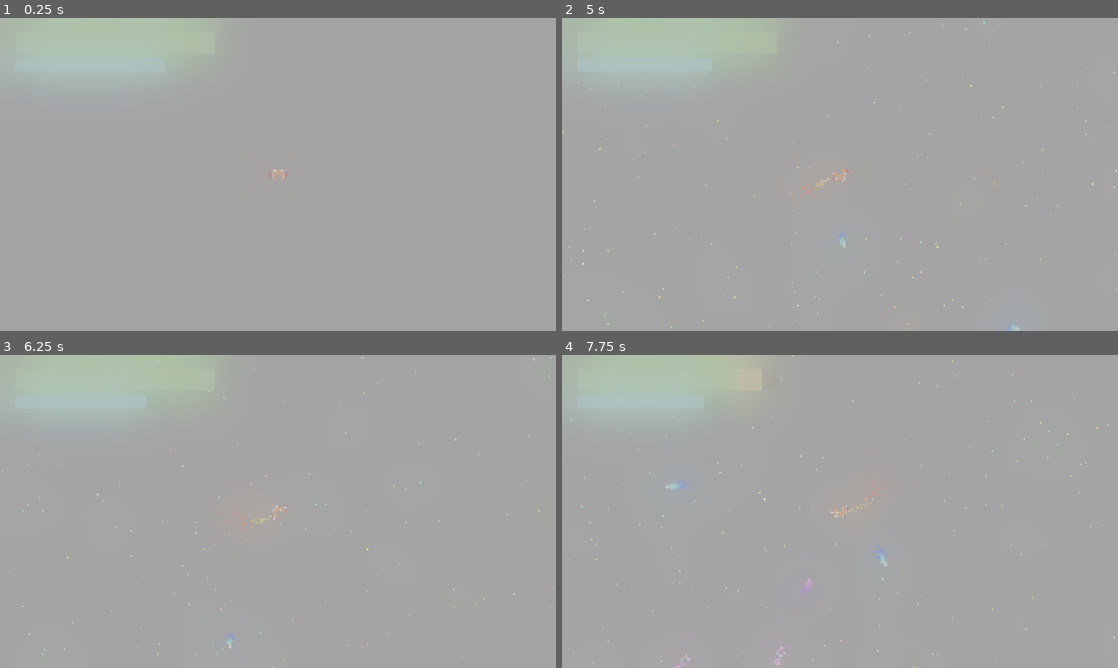
Above: before the commit, frames 1-4 (two rows, left to right).
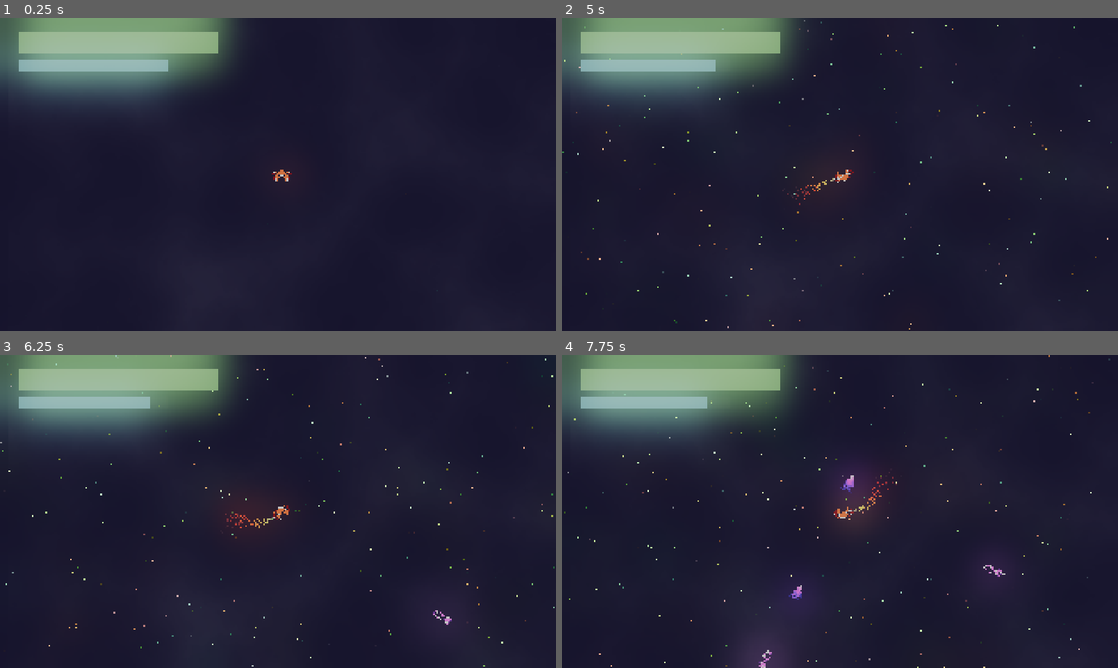
Above: after the commit, the same moments.

Repository: Lunix-420/OrbitOfPain
Game: Godot game, scene res://scenes/World.tscn
Two runs of this game, one before a commit and one after it. Both use one fixed random seed, a clock stepped at 60 frames per second and the inputs below.
Inputs:
- Up to frame 1 (0.25 s): no input
- Up to frame 2 (5 s): hold D (move_right) 0.53-1.28 s; hold E (move_turn_ccw) 0.53-1.28 s; tap Space (action_shoot) at 0.6, 2.3, 2.85, 4.55 s; hold S (move_backwards) 1.28-2.03 s; tap E (move_turn_ccw) at 1.35, 3.05 s; tap Q (move_turn_cw) at 1.55, 3.8, 4.35 s; hold D (move_right) 2.03-2.78 s; hold Q (move_turn_cw) 2.03-2.78 s; hold W (move_forward) 2.78-3.53 s; hold E (move_turn_ccw) 3.53-4.28 s; hold A (move_left) from 3.53 s (still down)
- Up to frame 3 (6.25 s): release A (move_left) at 5.03 s; hold S (move_backwards) 5.03-5.78 s; hold E (move_turn_ccw) 5.03-5.78 s; tap Space (action_shoot) at 5.1 s; hold D (move_right) from 5.78 s (still down); tap E (move_turn_ccw) at 5.85 s; tap Q (move_turn_cw) at 6.05 s
- Up to frame 4 (7.75 s): release D (move_right) at 6.53 s; hold W (move_forward) 6.53-7.28 s; hold Q (move_turn_cw) 6.53-7.28 s; tap Space (action_shoot) at 6.8, 7.35 s; hold D (move_right) from 7.28 s (still down); tap E (move_turn_ccw) at 7.55 s

The runs differ from the first frame. In frame 1, 98% of the frame differs, in the area x 0-100%, y 0-100%; in frame 2, 98%; in frame 3, 98%; in frame 4, 98%.
Error after the commit: Invalid access to property or key 'global_position' on a base object of type 'null instance'. (res://scripts/player.gd:108)

Commit message:
refactor: Rotate player logic cleanup

Diff:
--- a/scenes/Player.tscn
+++ b/scenes/Player.tscn
@@ -1,8 +1,12 @@
-[gd_scene load_steps=8 format=3 uid="uid://71rc8k32st6a"]
+[gd_scene load_steps=11 format=3 uid="uid://71rc8k32st6a"]
 
 [ext_resource type="Script" uid="uid://cged4wdm7o1j0" path="res://scripts/player.gd" id="1_qm0ti"]
 [ext_resource type="Texture2D" uid="uid://ceomkl5mknhy0" path="res://ships/Spaceship(1).png" id="2_g2els"]
 [ext_resource type="Script" uid="uid://bkne57gikkxc6" path="res://scripts/spawner.gd" id="3_3li8b"]
+
+[sub_resource type="CapsuleShape2D" id="CapsuleShape2D_pqap4"]
+radius = 44.0
+height = 132.0
 
 [sub_resource type="Gradient" id="Gradient_g2els"]
 offsets = PackedFloat32Array(0, 0.116279, 0.530233, 1)
@@ -36,9 +40,18 @@
 scale_max = 10.0
 color_ramp = SubResource("GradientTexture1D_qhqgy")
 
-[sub_resource type="CapsuleShape2D" id="CapsuleShape2D_pqap4"]
-radius = 44.0
-height = 132.0
+[sub_resource type="Gradient" id="Gradient_3li8b"]
+colors = PackedColorArray(0, 0, 0, 0, 0.97, 0.97, 0.97, 0.027451)
+
+[sub_resource type="FastNoiseLite" id="FastNoiseLite_mdl7e"]
+noise_type = 2
+frequency = 0.0013
+
+[sub_resource type="NoiseTexture2D" id="NoiseTexture2D_qu4a1"]
+width = 4000
+height = 2250
+color_ramp = SubResource("Gradient_3li8b")
+noise = SubResource("FastNoiseLite_mdl7e")
 
 [node name="CharacterBody2D" type="CharacterBody2D"]
 collision_layer = 2
@@ -47,11 +60,26 @@
 metadata/_edit_horizontal_guides_ = [-1030.0]
 metadata/_edit_vertical_guides_ = [-1870.0]
 
-[node name="Shooter" type="Marker2D" parent="."]
-position = Vector2(0, -45)
+[node name="Sprite" type="Sprite2D" parent="."]
+rotation = 3.14159
+scale = Vector2(0.25, 0.25)
+texture = ExtResource("2_g2els")
 
-[node name="ExhaustBackLeft" type="GPUParticles2D" parent="."]
-position = Vector2(-43, 33)
+[node name="Shooter" type="Marker2D" parent="Sprite"]
+position = Vector2(91.9995, 200)
+rotation = -3.14159
+scale = Vector2(4, 4)
+
+[node name="CollisionShape2D" type="CollisionShape2D" parent="Sprite"]
+position = Vector2(-2.02815e-05, 8)
+rotation = -1.57079
+scale = Vector2(4, 4)
+shape = SubResource("CapsuleShape2D_pqap4")
+
+[node name="ExhaustBackLeft" type="GPUParticles2D" parent="Sprite"]
+position = Vector2(172, -132)
+rotation = -3.14159
+scale = Vector2(4, 4)
 emitting = false
 amount = 200
 lifetime = 0.35
@@ -59,8 +87,10 @@
 fixed_fps = 120
 process_material = SubResource("ParticleProcessMaterial_g2els")
 
-[node name="ExhaustBackRight" type="GPUParticles2D" parent="."]
-position = Vector2(43, 35)
+[node name="ExhaustBackRight" type="GPUParticles2D" parent="Sprite"]
+position = Vector2(-172, -140)
+rotation = -3.14159
+scale = Vector2(4, 4)
 emitting = false
 amount = 200
 lifetime = 0.35
@@ -68,9 +98,10 @@
 fixed_fps = 120
 process_material = SubResource("ParticleProcessMaterial_g2els")
 
-[node name="ExhaustSideLeft" type="GPUParticles2D" parent="."]
-position = Vector2(-69, 0)
-rotation = 1.5708
+[node name="ExhaustSideLeft" type="GPUParticles2D" parent="Sprite"]
+position = Vector2(276, 0.00069971)
+rotation = -1.57079
+scale = Vector2(4, 4)
 emitting = false
 amount = 200
 lifetime = 0.35
@@ -78,9 +109,10 @@
 fixed_fps = 120
 process_material = SubResource("ParticleProcessMaterial_g2els")
 
-[node name="ExhaustSideRight" type="GPUParticles2D" parent="."]
-position = Vector2(69, 0)
-rotation = -1.5708
+[node name="ExhaustSideRight" type="GPUParticles2D" parent="Sprite"]
+position = Vector2(-276, -0.00069971)
+rotation = 1.5708
+scale = Vector2(4, 4)
 emitting = false
 amount = 200
 lifetime = 0.35
@@ -88,9 +120,9 @@
 fixed_fps = 120
 process_material = SubResource("ParticleProcessMaterial_g2els")
 
-[node name="ExhaustFront" type="GPUParticles2D" parent="."]
-position = Vector2(0, -41)
-rotation = 3.14159
+[node name="ExhaustFront" type="GPUParticles2D" parent="Sprite"]
+position = Vector2(-0.00041577, 164)
+scale = Vector2(4, 4)
 emitting = false
 amount = 200
 lifetime = 0.35
@@ -98,18 +130,25 @@
 fixed_fps = 120
 process_material = SubResource("ParticleProcessMaterial_g2els")
 
-[node name="Ship01" type="Sprite2D" parent="."]
-rotation = 3.14159
-scale = Vector2(0.25, 0.25)
-texture = ExtResource("2_g2els")
+[node name="Spawner" type="Node2D" parent="."]
+position = Vector2(-23, -5)
+script = ExtResource("3_3li8b")
 
-[node name="CollisionShape2D" type="CollisionShape2D" parent="."]
-position = Vector2(0, -5)
-rotation = 1.5708
-shape = SubResource("CapsuleShape2D_pqap4")
-
-[node name="Camera2D" type="Camera2D" parent="."]
+[node name="Camera" type="Camera2D" parent="."]
+position = Vector2(-23, -5)
 zoom = Vector2(0.5, 0.5)
 
-[node name="Node2D" type="Node2D" parent="."]
-script = ExtResource("3_3li8b")
+[node name="Noise" type="TextureRect" parent="."]
+anchors_preset = 8
+anchor_left = 0.5
+anchor_top = 0.5
+anchor_right = 0.5
+anchor_bottom = 0.5
+offset_left = -4888.0
+offset_top = -4956.0
+offset_right = 5112.0
+offset_bottom = 5044.0
+grow_horizontal = 2
+grow_vertical = 2
+texture = SubResource("NoiseTexture2D_qu4a1")
+stretch_mode = 3
--- a/scenes/World.tscn
+++ b/scenes/World.tscn
@@ -50,19 +50,11 @@
 environment = SubResource("Environment_jeodi")
 
 [node name="Background" type="ColorRect" parent="."]
-visible = false
 offset_left = -13103.0
 offset_top = -13190.0
 offset_right = 16897.0
 offset_bottom = 16810.0
 color = Color(0.0453133, 0.0378, 0.07, 1)
-
-[node name="Gui" parent="." instance=ExtResource("1_32lhk")]
-offset_left = -1804.0
-offset_top = -1067.0
-offset_right = -1804.0
-offset_bottom = -1067.0
-player_path = NodePath("../Player")
 
 [node name="StarPaticles" type="GPUParticles2D" parent="."]
 material = SubResource("ShaderMaterial_jeodi")
@@ -78,4 +70,9 @@
 z_index = 10
 gui = NodePath("../Gui")
 
-[node name="ParallaxBackground" type="ParallaxBackground" parent="."]
+[node name="Gui" parent="." instance=ExtResource("1_32lhk")]
+offset_left = -1804.0
+offset_top = -1067.0
+offset_right = -1804.0
+offset_bottom = -1067.0
+player_path = NodePath("../Player")
--- a/scripts/player.gd
+++ b/scripts/player.gd
@@ -1,4 +1,16 @@
 extends CharacterBody2D
+
+@export var gui: Control
+
+@onready var shooter = get_node("Shooter")
+@onready var sprite = get_node("Sprite")
+@onready var exhaustBackLeft = sprite.get_node("ExhaustBackLeft")
+@onready var exhaustBackRight = sprite.get_node("ExhaustBackLeft")
+@onready var exhaustSideLeft = sprite.get_node("ExhaustSideLeft")
+@onready var exhaustSideRight = sprite.get_node("ExhaustSideRight")
+@onready var exhaustFront = sprite.get_node("ExhaustFront")
+@onready var healthBar: BaseBar = gui.get_node("Health")
+@onready var energyBar: BaseBar = gui.get_node("Energy")
 
 const MAX_SPEED = 500
 const MAX_BACK_SPEED = 400
@@ -12,10 +24,6 @@
 
 var speed = 0.0
 var strave_speed = 0.0
-
-@export var gui: Control
-@onready var healthBar: BaseBar = gui.get_node("Health")
-@onready var energyBar: BaseBar = gui.get_node("Energy")
 
 func _physics_process(delta: float) -> void:
 	handle_forward_backward_motion(delta)
@@ -39,13 +47,13 @@
 	if Input.is_action_pressed("move_forward") and not Input.is_action_pressed("move_backwards"):
 		speed += ACCELERATION * delta
 		speed = min(speed, MAX_SPEED)
-		$ExhaustBackLeft.emitting = true
-		$ExhaustBackRight.emitting = true
-		$ExhaustFront.emitting = false
+		exhaustBackLeft.emitting = true
+		exhaustBackRight.emitting = true
+		exhaustFront.emitting = false
 	elif Input.is_action_pressed("move_backwards") and not Input.is_action_pressed("move_forward"):
-		$ExhaustBackLeft.emitting = false
-		$ExhaustBackRight.emitting = false
-		$ExhaustFront.emitting = true
+		exhaustBackLeft.emitting = false
+		exhaustBackRight.emitting = false
+		exhaustFront.emitting = true
 		if speed > 0:
 			speed = max(speed - ACCELERATION * delta, 0)
 		else:
@@ -53,46 +61,48 @@
 			speed = max(speed, -MAX_BACK_SPEED)
 		speed = min(speed + FRICTION * delta, 0) if speed < 0 else speed
 	else:
-		$ExhaustBackLeft.emitting = false
-		$ExhaustBackRight.emitting = false
-		$ExhaustFront.emitting = false
+		exhaustBackLeft.emitting = false
+		exhaustBackRight.emitting = false
+		exhaustFront.emitting = false
 		if speed > 0:
 			speed = max(speed - FRICTION * delta, 0)
 		elif speed < 0:
 			speed = min(speed + FRICTION * delta, 0)
-	position += -transform.y * speed * delta
 
+	var forward = sprite.global_transform.y.normalized()
+	position += forward * speed * delta
 
 func handle_sideward_motion(delta: float) -> void:
 	if Input.is_action_pressed("move_left") and not Input.is_action_pressed("move_right"):
 		strave_speed += STRAVE_ACCELERATION * delta
 		strave_speed = min(strave_speed, MAX_STRAVE_SPEED)
-		$ExhaustSideRight.emitting = true
-		$ExhaustSideLeft.emitting = false
+		exhaustSideRight.emitting = true
+		exhaustSideLeft.emitting = false
 	elif Input.is_action_pressed("move_right") and not Input.is_action_pressed("move_left"):
 		strave_speed -= STRAVE_ACCELERATION * delta
 		strave_speed = max(strave_speed, -MAX_STRAVE_SPEED)
-		$ExhaustSideRight.emitting = false
-		$ExhaustSideLeft.emitting = true
+		exhaustSideRight.emitting = false
+		exhaustSideLeft.emitting = true
 	else:
-		$ExhaustSideLeft.emitting = false
-		$ExhaustSideRight.emitting = false
+		exhaustSideLeft.emitting = false
+		exhaustSideRight.emitting = false
 		if strave_speed > 0:
 			strave_speed = max(strave_speed - FRICTION * delta, 0)
 		elif strave_speed < 0:
 			strave_speed = min(strave_speed + FRICTION * delta, 0)
-	position += -transform.x * strave_speed * delta
 
+	var right = sprite.global_transform.x.normalized()
+	position += right * strave_speed * delta
 
 func handle_rotation(delta: float) -> void:
 	if Input.is_action_pressed("move_turn_ccw"):
-		rotation += ROTATION_SPEED * delta
+		sprite.rotation += ROTATION_SPEED * delta
 	if Input.is_action_pressed("move_turn_cw"):
-		rotation -= ROTATION_SPEED * delta
+		sprite.rotation -= ROTATION_SPEED * delta
 
 func handle_shooting(delta: float) -> void:
 	if Input.is_action_just_pressed("action_shoot"):
-		var shooter = get_node("Shooter")
+
 		var plasma = preload("res://scenes/Plasma.tscn").instantiate()
 		plasma.rotation = rotation
 		plasma.position = shooter.global_position
